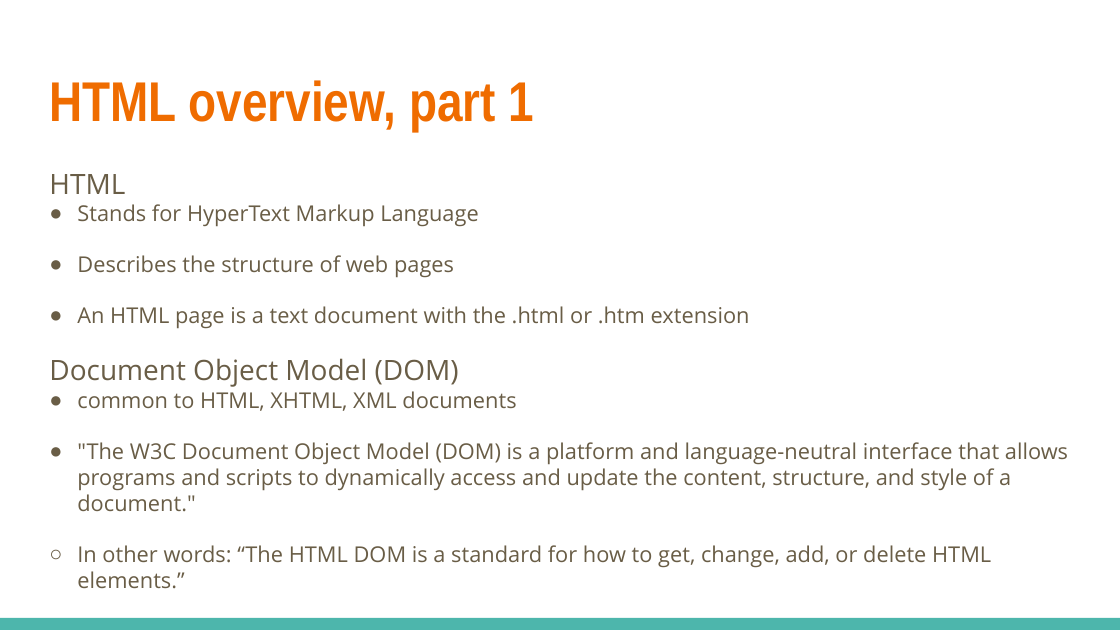
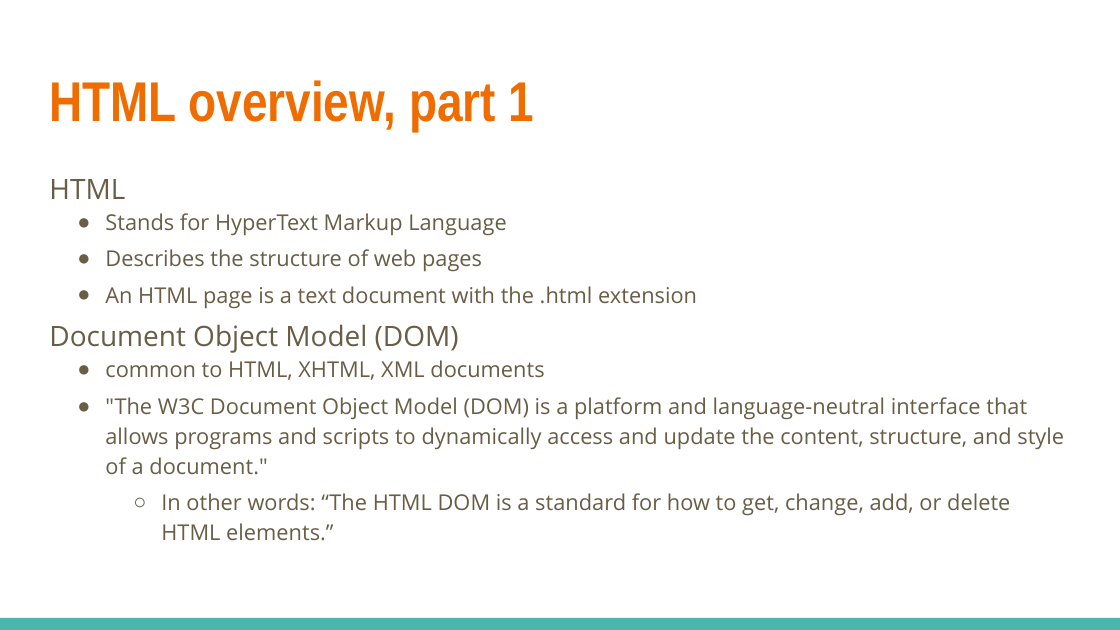
Before and after one commit to linkedin/high-school-trainee, a slide deck: slide 2 of Week_1/Lectures/1.3_HTML_and_CSS.pptx. Drawn at 1120x630 pixels with LibreOffice and Linux fonts; fonts in the diff are those of the drawing. Boxes give left, top, right and bottom in pixels: in the first picture for what was removed or moved away, otherwise in the second. Text is boxed around its words. In the diff, an @@ line names an element or a change of style, - is before the commit and + after.

```diff
--- a/Week_1/Lectures/1.3_HTML_and_CSS.pptx
+++ b/Week_1/Lectures/1.3_HTML_and_CSS.pptx
@@ text at [49, 179, 1064, 540]: indent changed; line spacing 1 to 1.15; less space between paragraphs @@
@@ text at [105, 286, 697, 309]: text changed @@
-● An HTML page is a text document with the .html or .htm extension
+● An HTML page is a text document with the .html extension
```
Also in this commit, not shown: 12 other slides changed, 2 slides added, 17 other files.
